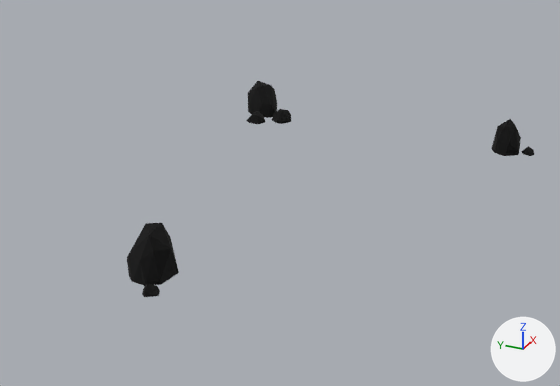
Two versions of the glTF model glbs/extras.glb, one commit apart.
Rendered twice from a 50 mm camera at (-3.87, -1.42, 1.73) aimed at (-0.33, 0.18, -0.04). Arrows for +X, +Y and +Z are at lower right; the lights stay in place. Vertices at the same position are counted once.
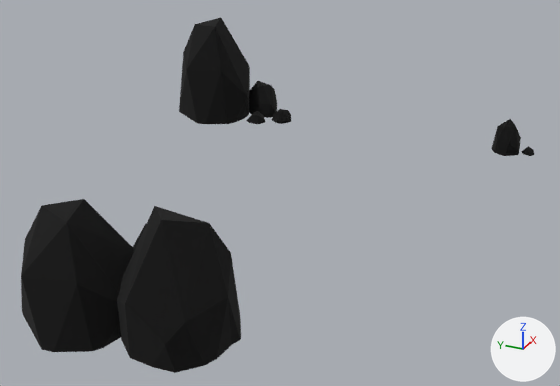
What the commit changed:
me_cube_001 is used by ob_cube; location (-1.258, 0.471, -0.067).
me_cube_001 had 213 vertices, 394 faces and spanned x -0.12..2.61, y -1.47..0.69, z -0.09..0.17.
me_cube_001 now has 316 vertices, 557 faces and spans x -0.63..2.61, y -1.47..1.13, z -0.09..0.62.
me_cube_001 part 1: a new loose piece of 36 vertices spanning x -0.63..-0.08, y -0.21..0.32, z -0.09..0.46, in mat_material (black #000000).
me_cube_001 part 2: a new loose piece of 35 vertices spanning x 2.04..2.61, y 0.57..1.13, z -0.09..0.62, in mat_material (black #000000).
me_cube_001 part 3: a new loose piece of 32 vertices spanning x -0.56..-0.05, y -0.64..-0.12, z -0.09..0.46, in mat_material (black #000000).

What differs and where, as boxes (x1, y1, x2, y2) in the pictures (560 x 386 px):
'Cube', reshaped (26% wider, 65% taller): before (127, 81, 534, 297); after (21, 17, 534, 373)
part 1 of me_cube_001, added (black): after (21, 199, 135, 352)
part 2 of me_cube_001, added (black): after (179, 17, 250, 124)
part 3 of me_cube_001, added (black): after (117, 206, 241, 373)
